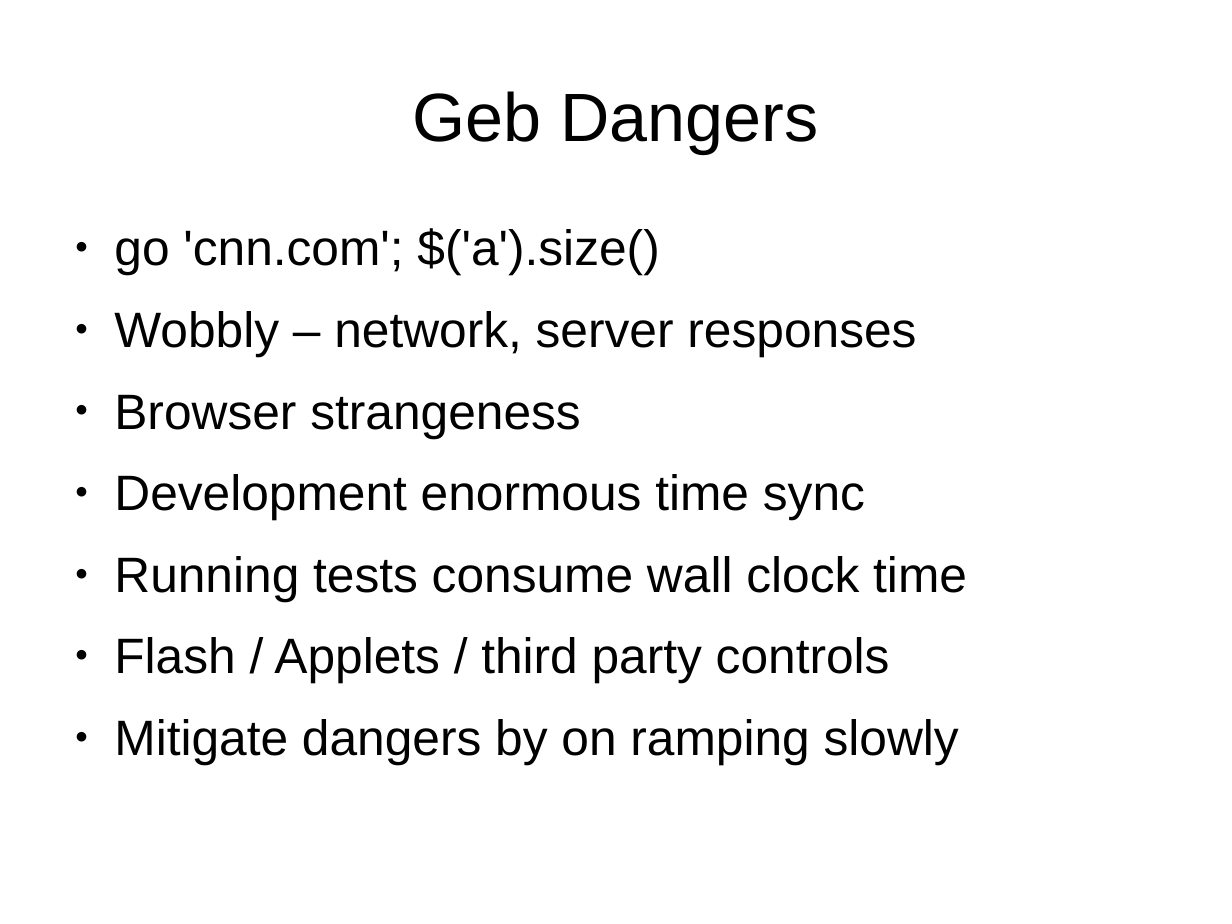
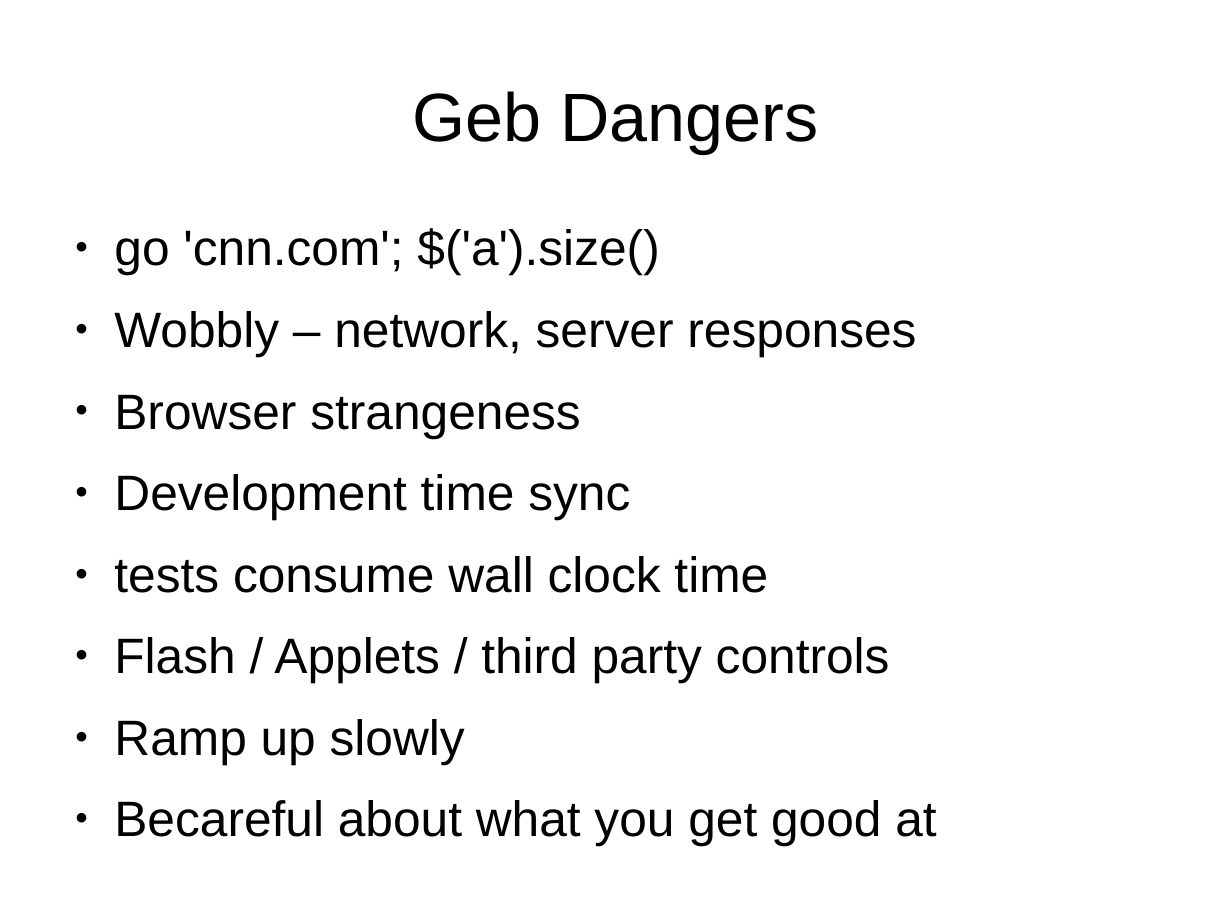
Before and after one commit to bherrmann7/simple-geb, a slide deck: slide 26 of talk/talk.odp. Drawn at 1232x924 pixels with LibreOffice and Linux fonts; fonts in the diff are those of the drawing. Boxes give left, top, right and bottom in pixels: in the first picture for what was removed or moved away, otherwise in the second. Text is boxed around its words. In the diff, an @@ line names an element or a change of style, - is before the commit and + after.

```diff
--- a/talk/talk.odp
+++ b/talk/talk.odp
@@ text at (114, 474, 768, 593): text changed @@
-● Development enormous time sync
-● Running tests consume wall clock time
+● Development time sync
+● tests consume wall clock time
@@ text at (114, 719, 936, 846): text changed @@
-● Mitigate dangers by on ramping slowly
+● Ramp up slowly
+● Becareful about what you get good at
```
Also in this commit, not shown: 6 other slides changed, 3 slides added, 1 slide removed, 4 other files.
